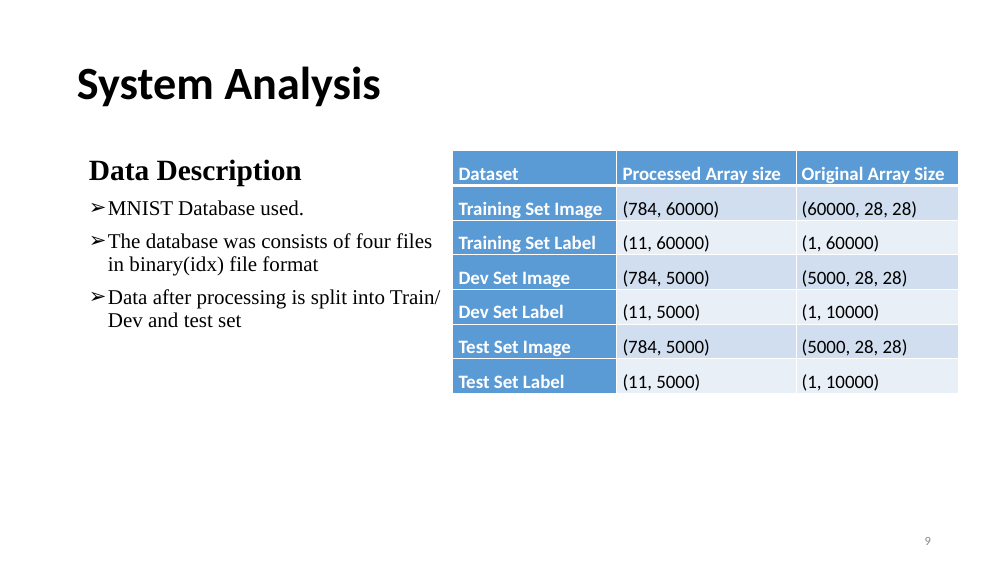
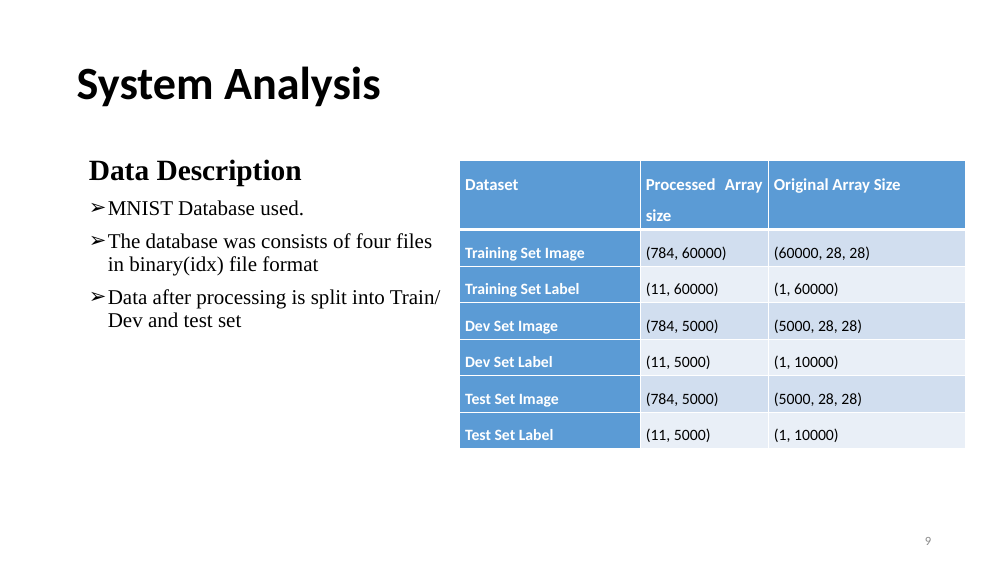
Before and after one commit to kattelsameer/HandWritten-Digit-Recognition-using-Deep-Learning, a slide deck: slide 9 of 3. Proposal Defence/Presentation(draft).pptx. Drawn at 1008x567 pixels with LibreOffice and Linux fonts; fonts in the diff are those of the drawing. Boxes give left, top, right and bottom in pixels: in the first picture for what was removed or moved away, otherwise in the second. Text is boxed around its words. In the diff, an @@ line names an element or a change of style, - is before the commit and + after.

```diff
--- a/3. Proposal Defence/Presentation(draft).pptx
+++ b/3. Proposal Defence/Presentation(draft).pptx
@@ table at box(460, 160, 965, 446) @@
@@ fill #D2DEEF to #D1DEEF in 6 cells @@
@@ fill #EAEFF7 to #E9EFF7 in 6 cells @@
@@ size 18 to 16 pt in "Dataset", "Processed Array size", "Original Array Size" @@
@@ size 18 to 15 pt in "Training Set Image", "(784, 60000)", "(60000, 28, 28)", "Training Set Label" and 14 more places @@
@@ borders changed @@
@@ table: place and size @@
-table at box(453, 151, 959, 395)
+table at box(460, 160, 965, 446)
```
Also in this commit, not shown: 13 other slides changed, 3 other files.
